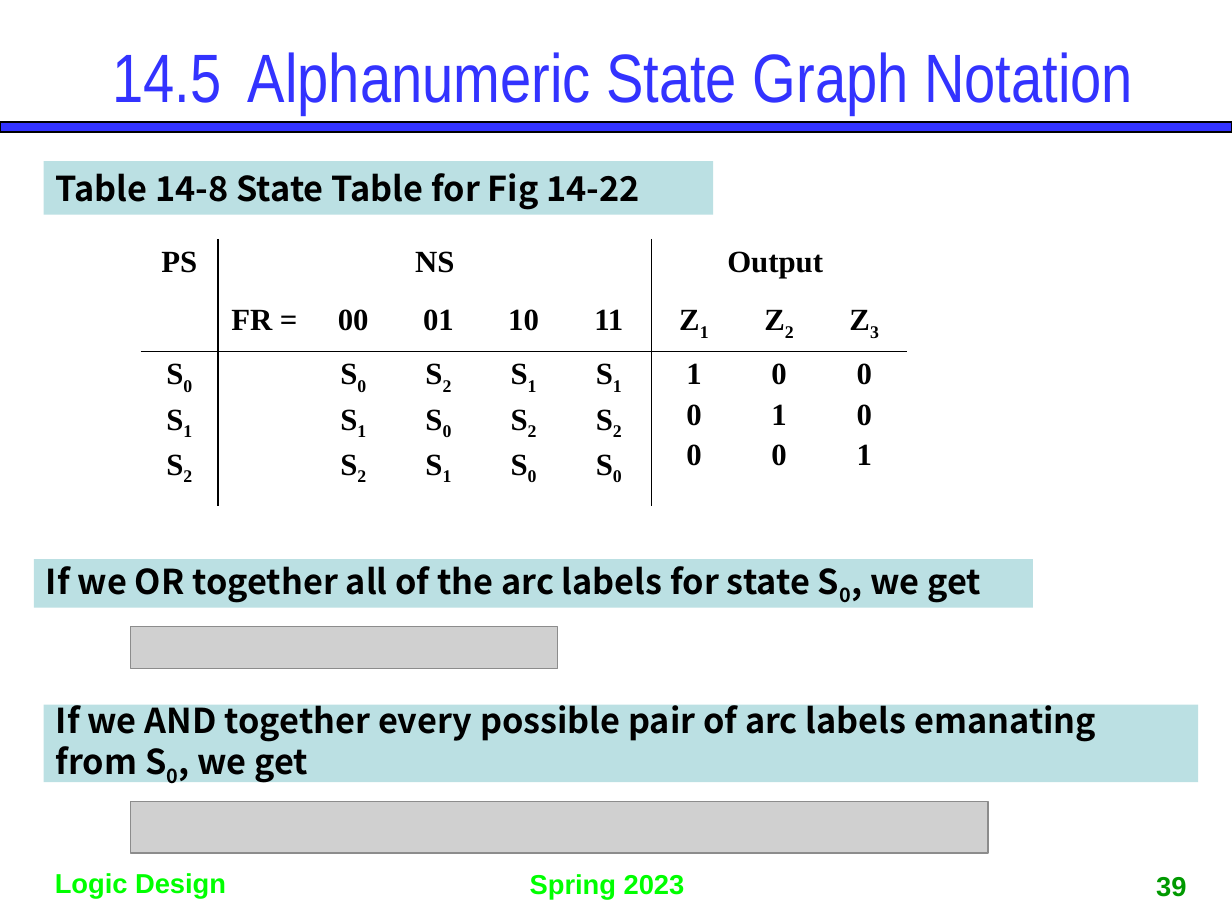
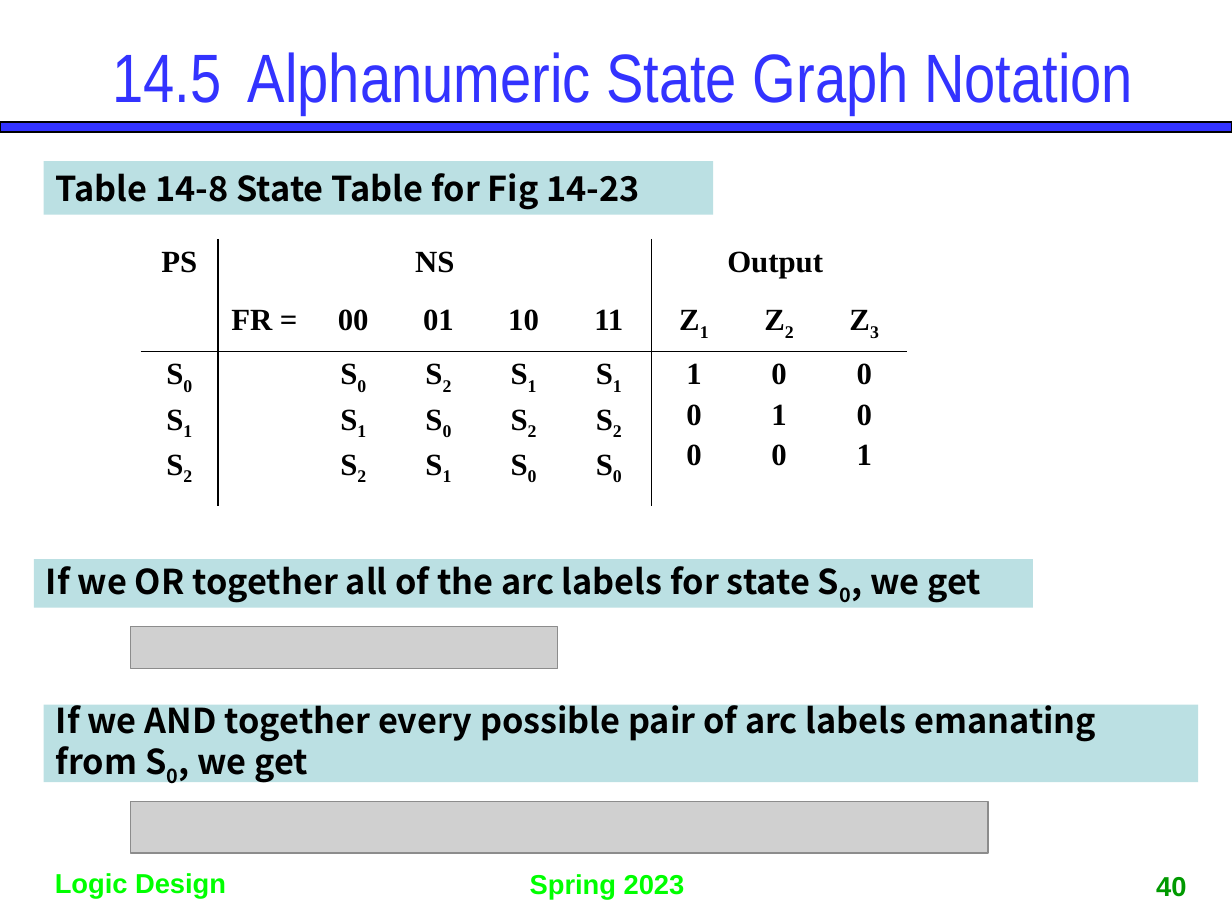
Before and after one commit to gdlee412/Logic-Circuits, a slide deck: slide 40 of 자료/Ch14. Derivation of State Graphs and Tables.pptx (slide 39 before the commit). Drawn at 1232x924 pixels with LibreOffice and Linux fonts; fonts in the diff are those of the drawing; grey boxes stand for pictures. Boxes give left, top, right and bottom in pixels: in the first picture for what was removed or moved away, otherwise in the second. Text is boxed around its words. In the diff, an @@ line names an element or a change of style, - is before the commit and + after.

```diff
--- a/자료/Ch14. Derivation of State Graphs and Tables.pptx
+++ b/자료/Ch14. Derivation of State Graphs and Tables.pptx
@@ text in rectangle at bbox=[56, 173, 639, 210]: text changed @@
-Table 14-8 State Table for Fig 14-22
+Table 14-8 State Table for Fig 14-23
@@ page number at bbox=[1156, 877, 1186, 897]: text changed @@
-39
+40
```
Also in this commit, not shown: 11 other slides changed, 2 slides added, 1 other file.
